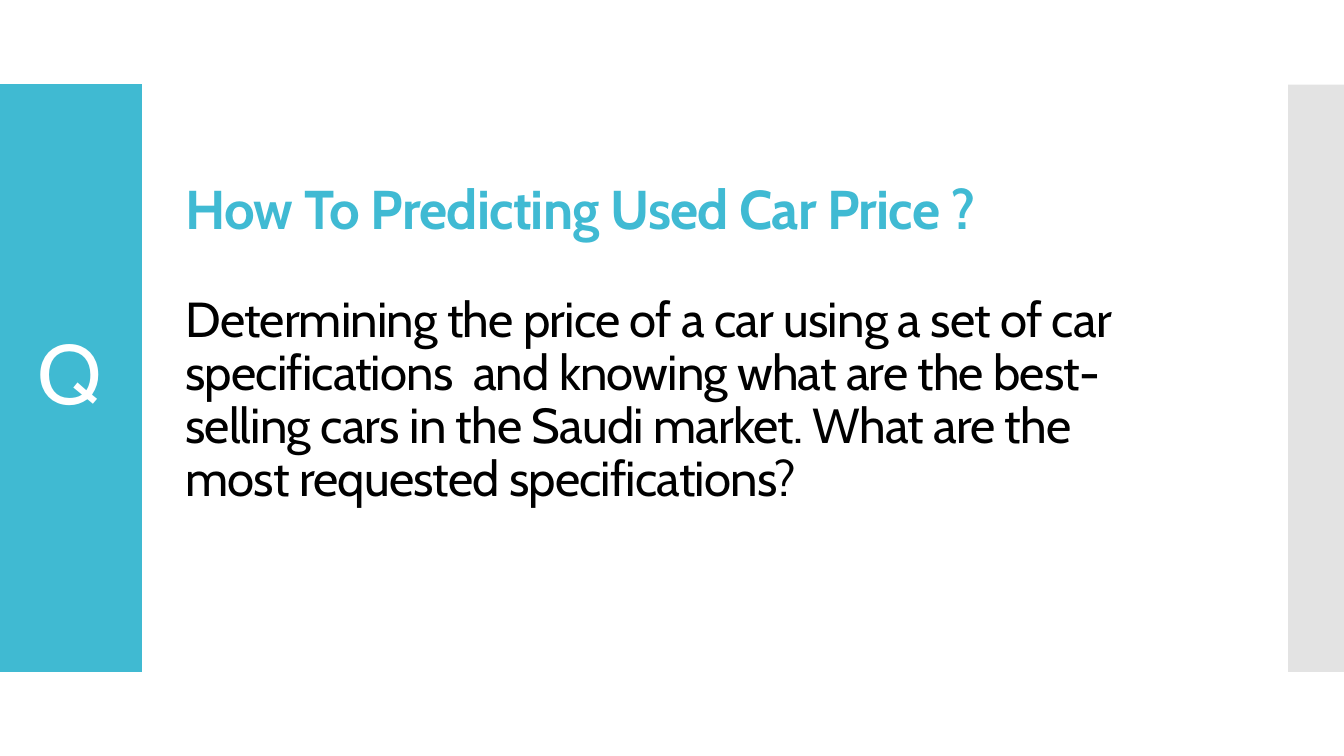
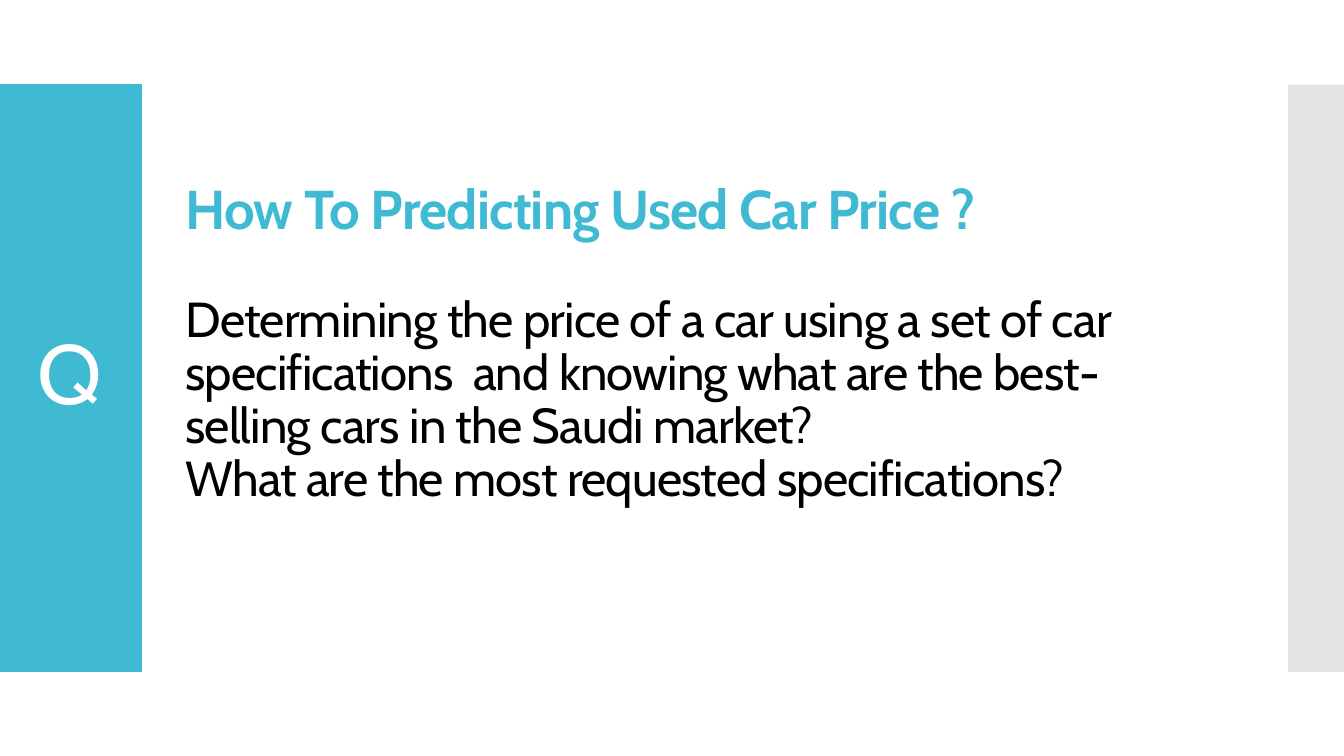
Before and after one commit to TurkiMaljuhani/Tuwaiq, a slide deck: slide 2 of Used Car in Saudi Arabia/Presentation .pptx. Drawn at 1344x756 pixels with LibreOffice and Linux fonts; fonts in the diff are those of the drawing. Boxes give left, top, right and bottom in pixels: in the first picture for what was removed or moved away, otherwise in the second. Text is boxed around its words. In the diff, an @@ line names an element or a change of style, - is before the commit and + after.

```diff
--- a/Used Car in Saudi Arabia/Presentation .pptx
+++ b/Used Car in Saudi Arabia/Presentation .pptx
@@ text at (185,188,1112,507): text changed @@
-How To Predicting Used Car Price ?
-Determining the price of a car using a set of car specifications and knowing what are the best-selling cars in the Saudi market. What are the most requested specifications?
+How To Predicting Used Car Price ?
+Determining the price of a car using a set of car specifications and knowing what are the best-selling cars in the Saudi market?
+What are the most requested specifications?
```
Also in this commit, not shown: 1 other slide changed, 1 slide added.
